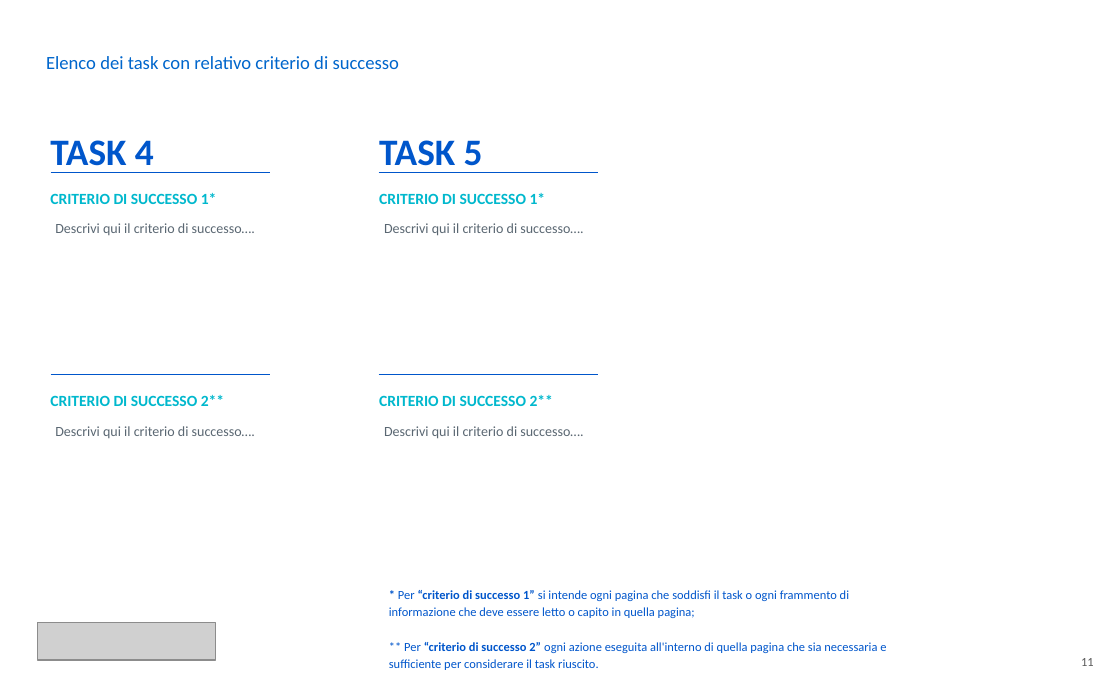
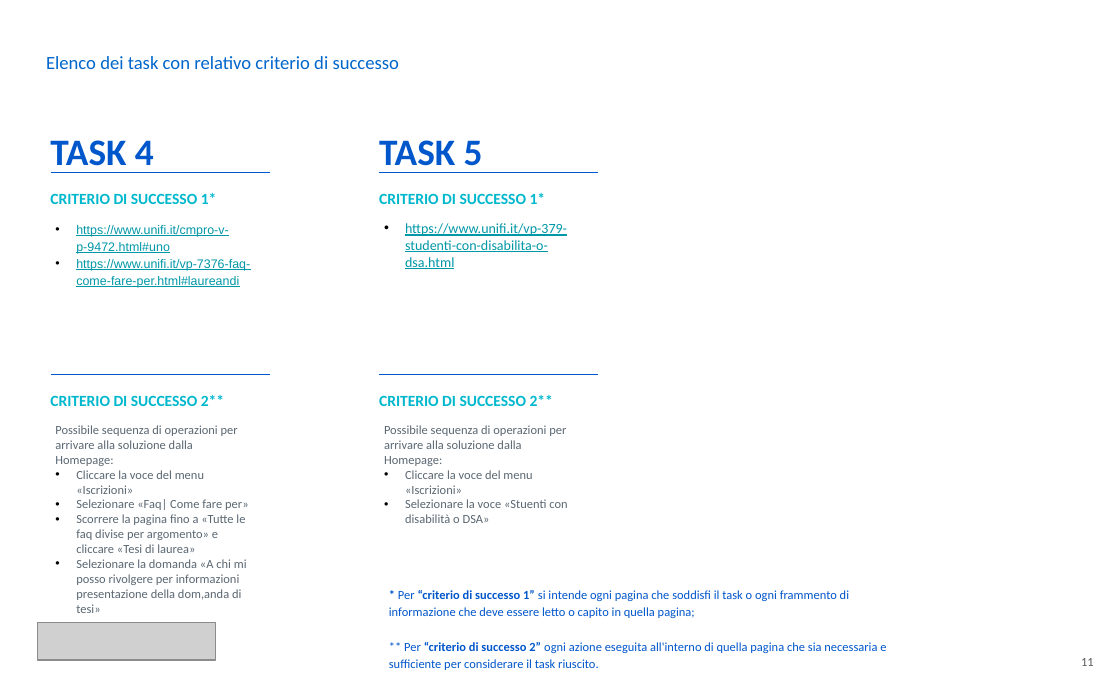
Before and after one commit to GiuVol/Progetto-IUM-21-22, a slide deck: slide 11 of Report dei risultati.pptx. Drawn at 1120x700 pixels with LibreOffice and Linux fonts; fonts in the diff are those of the drawing; grey boxes stand for pictures. Boxes give left, top, right and bottom in pixels: in the first picture for what was removed or moved away, otherwise in the second. Text is boxed around its words. In the diff, an @@ line names an element or a change of style, - is before the commit and + after.

```diff
--- a/Report dei risultati.pptx
+++ b/Report dei risultati.pptx
@@ text at [76, 225, 250, 288]: text changed; size 9 to 8 pt; font Calibri to Arial; text colour #5A6772 to #0097A7 @@
-Descrivi qui il criterio di successo….
+• https://www.unifi.it/cmpro-v-p-9472.html#uno
+• https://www.unifi.it/vp-7376-faq-come-fare-per.html#laureandi
@@ text at [405, 223, 567, 269]: text changed; text colour #5A6772 to #0097A7 @@
-Descrivi qui il criterio di successo….
+• https://www.unifi.it/vp-379-studenti-con-disabilita-o-dsa.html
@@ text at [55, 425, 248, 613]: text changed; size 9 to 8 pt @@
-Descrivi qui il criterio di successo….
+Possibile sequenza di operazioni per arrivare alla soluzione dalla
+Homepage:
+• Cliccare la voce del menu «Iscrizioni»
+• Selezionare «Faq| Come fare per»
+• Scorrere la pagina fino a «Tutte le faq divise per argomento» e cliccare «Tesi di laurea»
+• Selezionare la domanda «A chi mi posso rivolgere per informazioni presentazione della dom,anda di tesi»
@@ text at [384, 425, 567, 523]: text changed; size 9 to 8 pt @@
-Descrivi qui il criterio di successo….
+Possibile sequenza di operazioni per arrivare alla soluzione dalla
+Homepage:
+• Cliccare la voce del menu «Iscrizioni»
+• Selezionare la voce «Stuenti con disabilità o DSA»
```
Also in this commit, not shown: 2 other slides changed, 1 other file.
